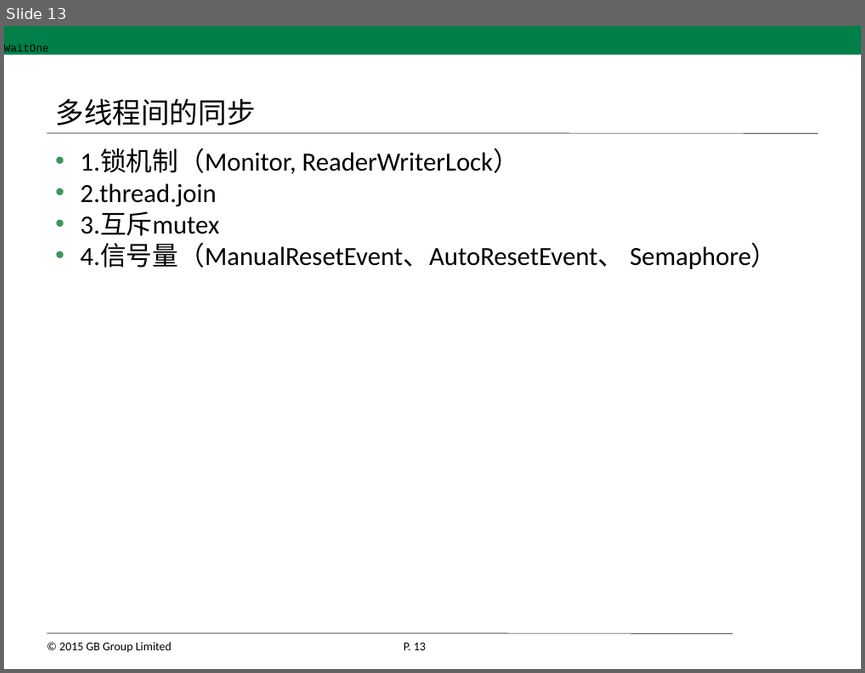
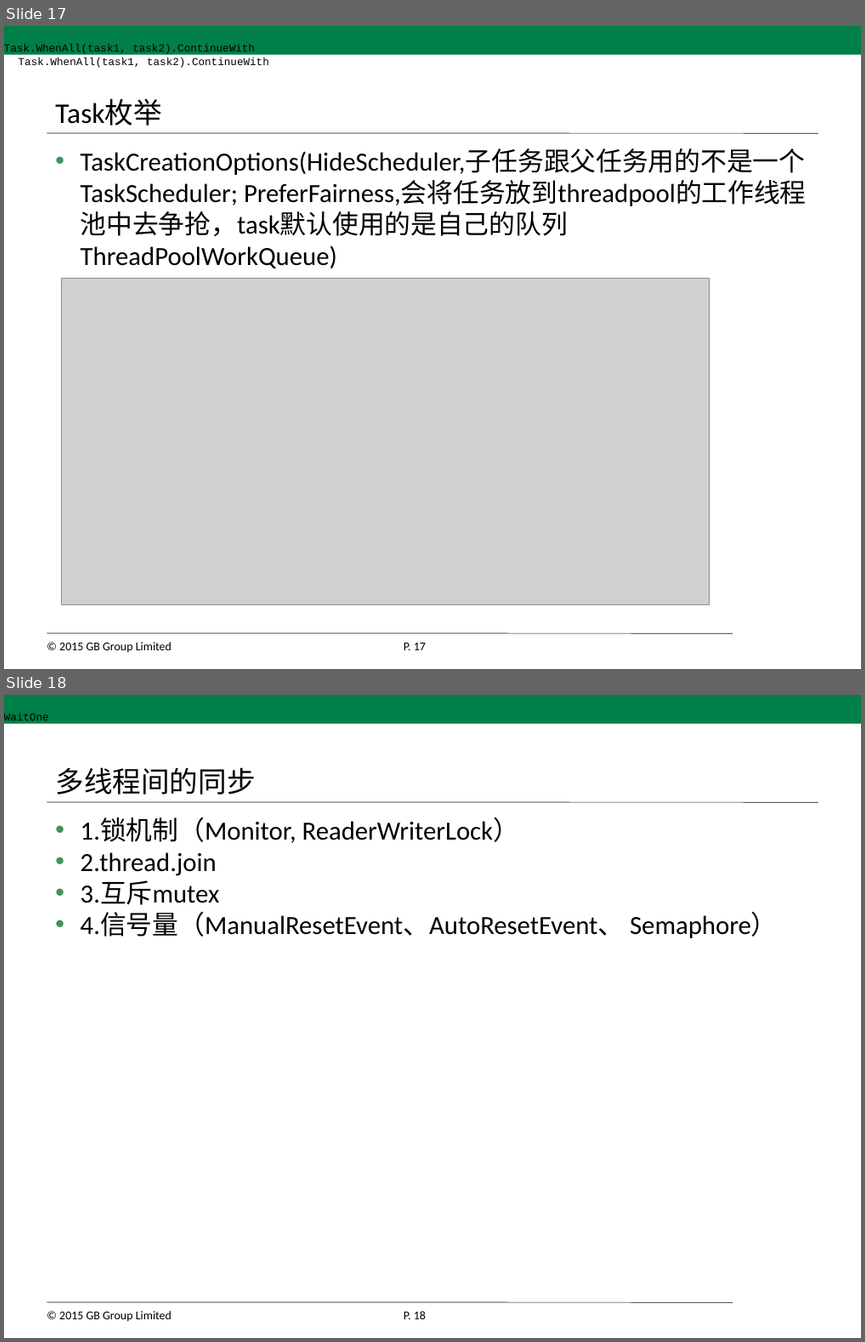
Before and after one commit to xiafeicn/AsyncProgram, a slide deck: 异步编程.pptx. Shown one above the other, each under a label of ours: slide 13 before the commit, slides 17 and 18 after it. The pictures are 865x673 and 865x1342 pixels, drawn with LibreOffice and Linux fonts; fonts in the diff are those of the drawing; grey boxes stand for pictures; background and template pictures are left out. Boxes give left, top, right and bottom in pixels: in the first picture for what was removed or moved away, otherwise in the second. Text is boxed around its words. In the diff, an @@ line names an element or a change of style, - is before the commit and + after.

Commit message:
多线程

```diff
--- a/异步编程.pptx
+++ b/异步编程.pptx
@@ slide 17 added at bbox=[4, 26, 861, 669], background #FFFFFF; not listed: 5 template elements that a slide beside it also shows @@
@@ text added at bbox=[4, 44, 255, 55], 9 pt, text #000000 @@
+Task.WhenAll(task1, task2).ContinueWith
@@ text added at bbox=[18, 57, 269, 68], 9 pt, text #000000 @@
+Task.WhenAll(task1, task2).ContinueWith
@@ title added at bbox=[55, 99, 161, 125], 24 pt, text #000000 @@
+Task枚举
@@ text added at bbox=[80, 148, 806, 206], 22 pt, text #000000 @@
+• TaskCreationOptions(HideScheduler,子任务跟父任务用的不是一个TaskScheduler; PreferFairness,会将任务放到threadpool的工作线程池中去争抢，task默认使用的是自己的队列ThreadPoolWorkQueue)
@@ picture added at bbox=[62, 278, 710, 604] @@
@@ what was slide 13 is now slide 18 @@
@@ page number at bbox=[404, 1310, 426, 1319]: text changed @@
-P. 13
+P. 18
```
Also in this commit, not shown: 4 slides changed, 4 other slides added, 31 other files.
